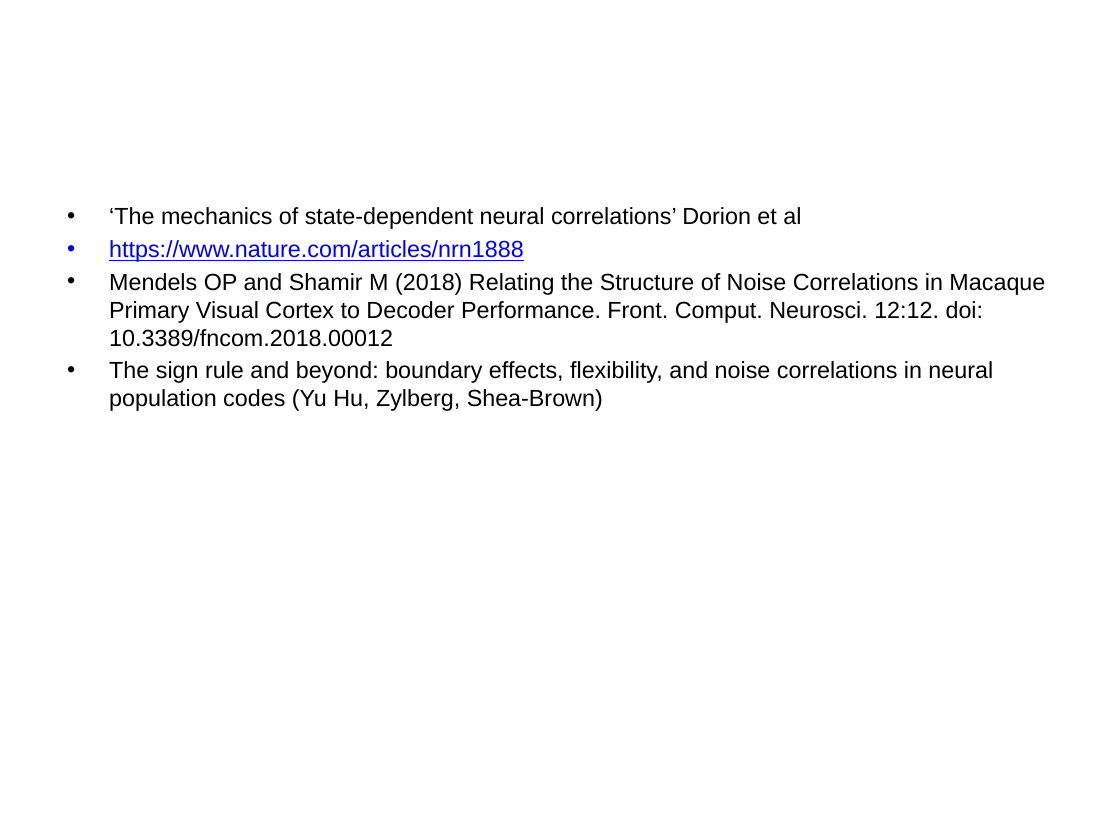
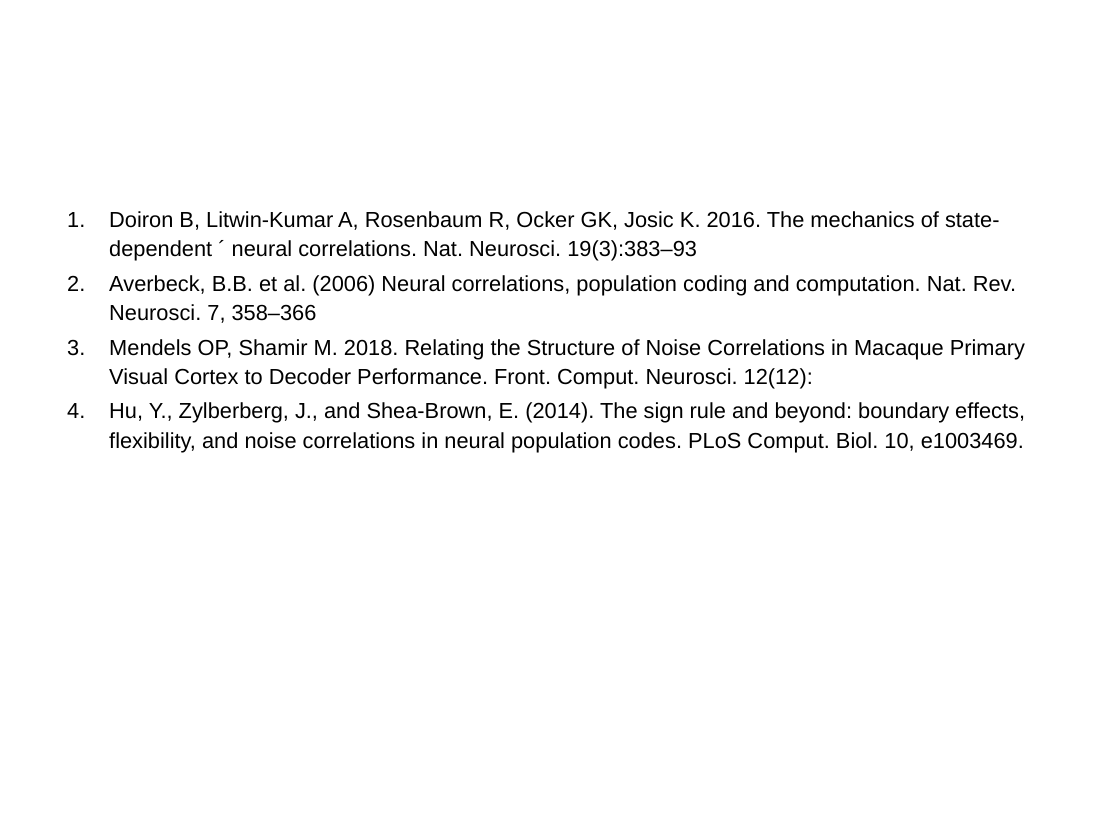
Before and after one commit to noah3695/CoSMo2018, a slide deck: slide 14 of CoSMO_GroupProjectPresentationTemplate2018.pptx (slide 15 before the commit). Drawn at 1120x840 pixels with LibreOffice and Linux fonts; fonts in the diff are those of the drawing; background and template pictures are left out. Boxes give left, top, right and bottom in pixels: in the first picture for what was removed or moved away, otherwise in the second. Text is boxed around its words. In the diff, an @@ line names an element or a change of style, - is before the commit and + after.

Commit message:
latest changes 5 PM

```diff
--- a/CoSMO_GroupProjectPresentationTemplate2018.pptx
+++ b/CoSMO_GroupProjectPresentationTemplate2018.pptx
@@ text at (109, 211, 1025, 453): text changed; size 15 to 14 pt @@
-• ‘The mechanics of state-dependent neural correlations’ Dorion et al
-• https://www.nature.com/articles/nrn1888
-• Mendels OP and Shamir M (2018) Relating the Structure of Noise Correlations in Macaque Primary Visual Cortex to Decoder Performance. Front. Comput. Neurosci. 12:12. doi: 10.3389/fncom.2018.00012
-• The sign rule and beyond: boundary effects, flexibility, and noise correlations in neural population codes (Yu Hu, Zylberg, Shea-Brown)
+1. Doiron B, Litwin-Kumar A, Rosenbaum R, Ocker GK, Josic K. 2016. The mechanics of state-dependent ´ neural correlations. Nat. Neurosci. 19(3):383–93
+2. Averbeck, B.B. et al. (2006) Neural correlations, population coding and computation. Nat. Rev. Neurosci. 7, 358–366
+3. Mendels OP, Shamir M. 2018. Relating the Structure of Noise Correlations in Macaque Primary Visual Cortex to Decoder Performance. Front. Comput. Neurosci. 12(12):
+4. Hu, Y., Zylberberg, J., and Shea-Brown, E. (2014). The sign rule and beyond: boundary effects, flexibility, and noise correlations in neural population codes. PLoS Comput. Biol. 10, e1003469.
```
Also in this commit, not shown: 3 other slides changed.
